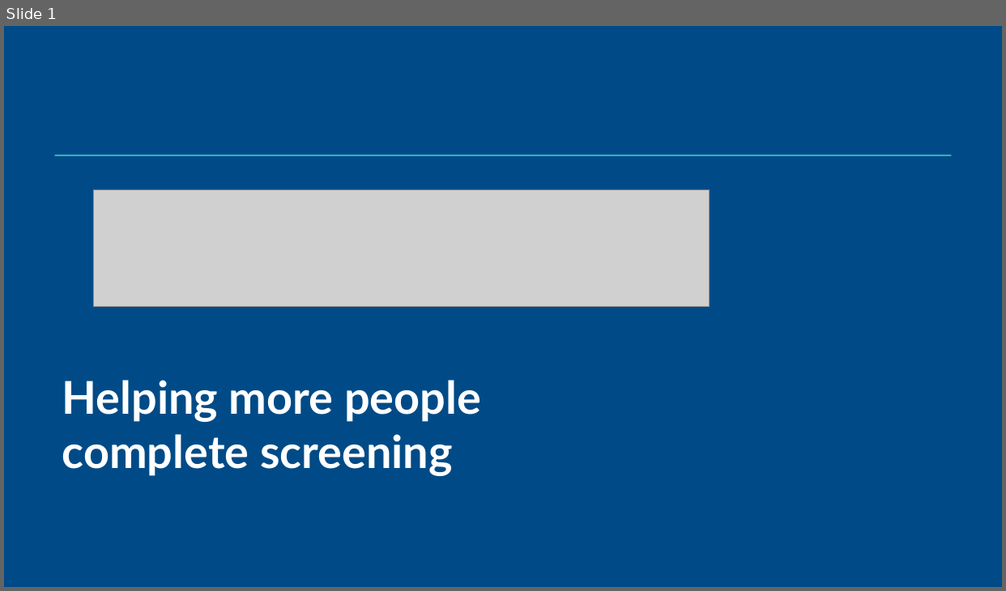
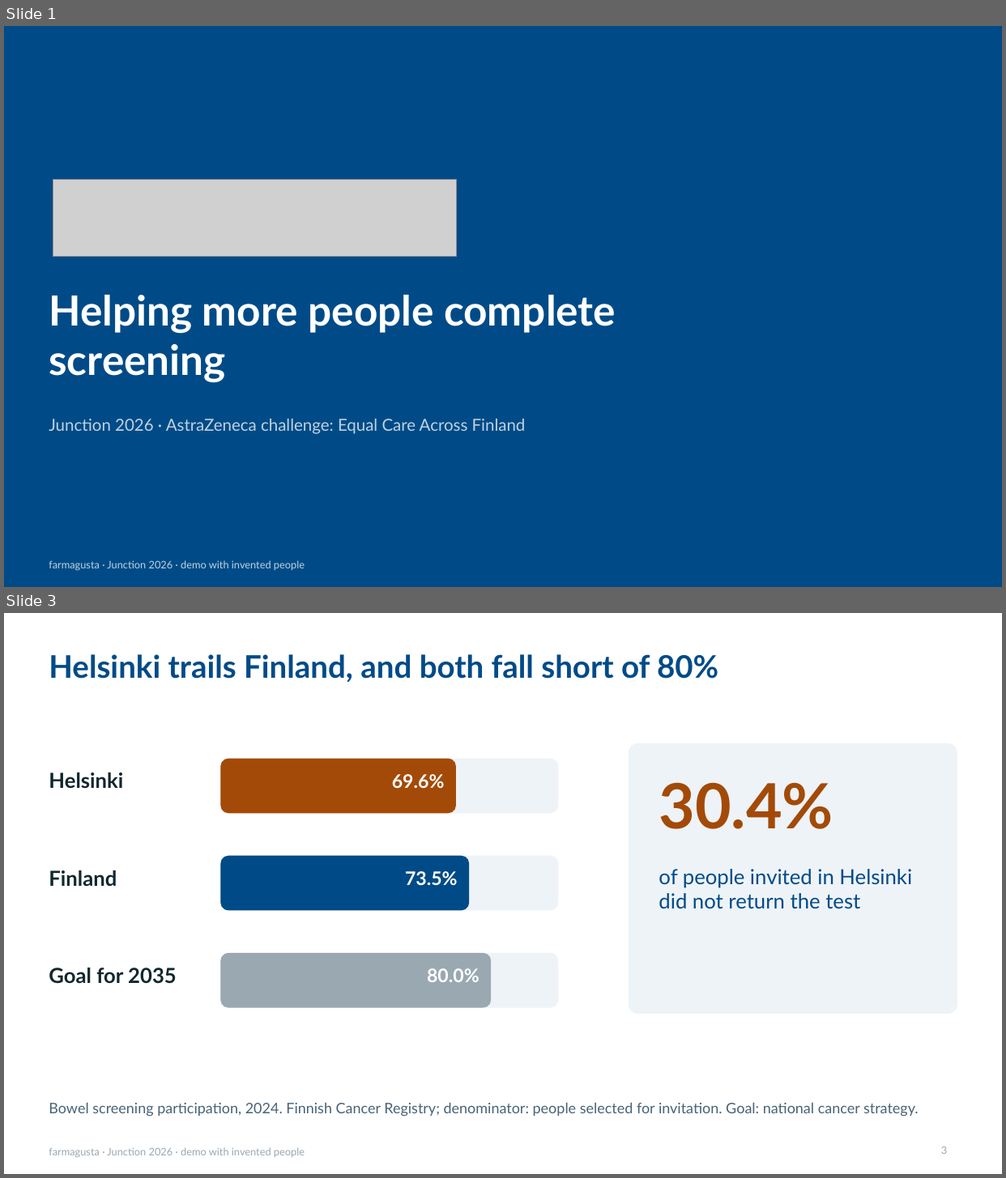
Before and after one commit to rromppanen/junction26, a slide deck: docs/pitch/farmagusta-screening-attendance.pptx. Shown one above the other, each under a label of ours: slide 1 before the commit, slides 1 and 3 after it; the slides between them are not shown. The pictures are 1006x591 and 1006x1178 pixels, drawn with LibreOffice and Linux fonts; fonts in the diff are those of the drawing; grey boxes stand for pictures. Boxes give left, top, right and bottom in pixels: in the first picture for what was removed or moved away, otherwise in the second. Text is boxed around its words. In the diff, an @@ line names an element or a change of style, - is before the commit and + after.

```diff
--- a/docs/pitch/farmagusta-screening-attendance.pptx
+++ b/docs/pitch/farmagusta-screening-attendance.pptx
@@ slide 3 added at [4, 613, 1002, 1174], background #FFFFFF @@
@@ title added at [49, 654, 718, 683], 30 pt, text #004B87, bold @@
+Helsinki trails Finland, and both fall short of 80%
@@ rounded rectangle added at [629, 744, 957, 1013], fill #EEF3F8, outline #EEF3F8 1 pt @@
@@ text added at [49, 773, 123, 788], 20 pt, text #12272E, bold @@
+Helsinki
@@ rounded rectangle added at [221, 759, 558, 813], fill #EEF3F8, outline #EEF3F8 1 pt @@
@@ rounded rectangle added at [221, 759, 455, 813], fill #A34A08, outline #A34A08 1 pt @@
@@ text added at [392, 774, 445, 789], 18 pt, text #FFFFFF, bold @@
+69.6%
@@ text added at [658, 782, 833, 829], 60 pt, text #A34A08, bold @@
+30.4%
@@ text added at [49, 871, 117, 886], 20 pt, text #12272E, bold @@
+Finland
@@ rounded rectangle added at [221, 856, 558, 910], fill #EEF3F8, outline #EEF3F8 1 pt @@
@@ rounded rectangle added at [221, 856, 469, 910], fill #004B87, outline #004B87 1 pt @@
@@ text added at [405, 871, 458, 886], 18 pt, text #FFFFFF, bold @@
+73.5%
@@ text added at [658, 869, 912, 909], 20 pt, text #004B87 @@
+of people invited in Helsinki did not return the test
@@ text added at [49, 968, 177, 984], 20 pt, text #12272E, bold @@
+Goal for 2035
@@ rounded rectangle added at [221, 954, 558, 1007], fill #EEF3F8, outline #EEF3F8 1 pt @@
@@ rounded rectangle added at [221, 954, 491, 1007], fill #9AA8B2, outline #9AA8B2 1 pt @@
@@ text added at [427, 969, 479, 982], 18 pt, text #FFFFFF, bold @@
+80.0%
@@ text added at [49, 1102, 918, 1117], 14 pt, text #486378 @@
+Bowel screening participation, 2024. Finnish Cancer Registry; denominator: people selected for invitation. Goal: national cancer strategy.
@@ page number added at [941, 1147, 947, 1154], 10 pt, text #9AA8B2 @@
+3
@@ text added at [49, 1148, 305, 1157], 10 pt, text #9AA8B2 @@
+farmagusta · Junction 2026 · demo with invented people
@@ slide 1 changed as well @@
@@ rectangle removed at [55, 155, 952, 156] @@
@@ picture: place and size @@
-picture at [94, 190, 710, 307]
+picture at [53, 179, 457, 257]
@@ text at [49, 295, 616, 383]: text changed; size 43.5 to 40 pt @@
-Helping more people
-complete screening
+Helping more people complete screening
@@ text added at [49, 419, 526, 434], 16 pt, text #BFD2E1 @@
+Junction 2026 · AstraZeneca challenge: Equal Care Across Finland
@@ text added at [49, 561, 305, 571], 10 pt, text #BFD2E1 @@
+farmagusta · Junction 2026 · demo with invented people
```
Also in this commit, not shown: 13 other slides changed, 3 other slides added, 5 slides removed.
